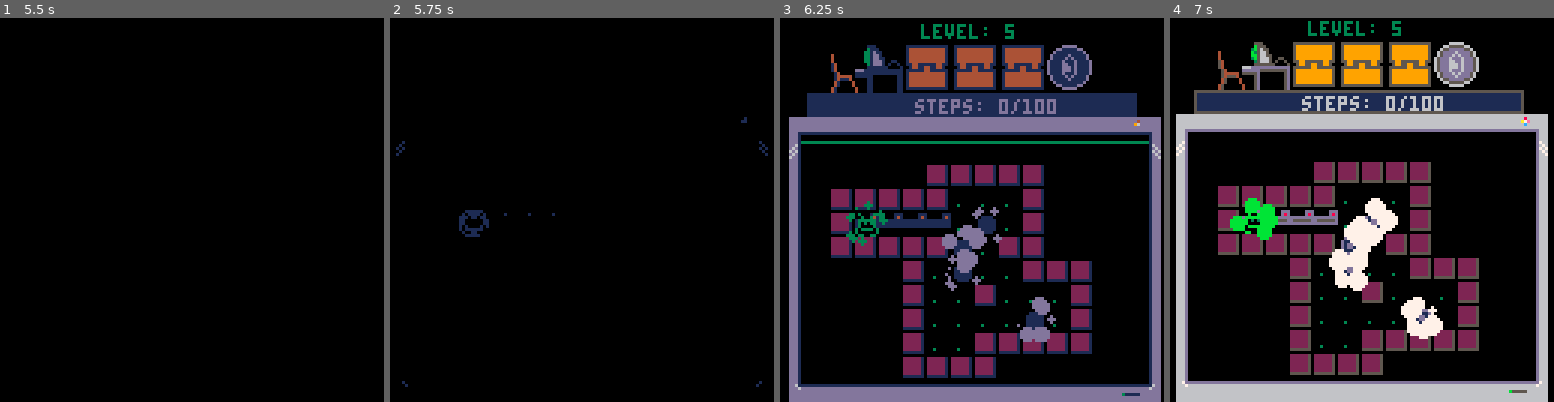
Above: before the commit, frames 1-4 (left to right).
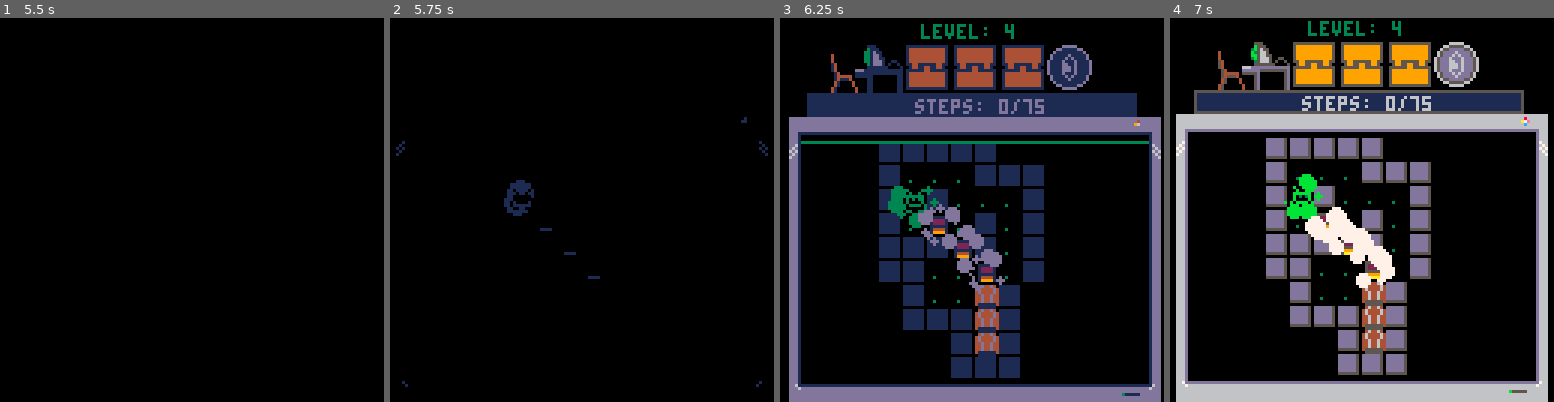
Above: after the commit, the same moments.

Repository: jacobneal65/sokovirus-pico8
Game: PICO-8 cartridge mysoko.p8
The game is run twice, just before and just after one commit, with the same random seed, the same clock (stepped at 60 frames per second) and the same inputs.
Inputs:
- Up to frame 1 (5.5 s): tap X (X key) at 0.33, 1.07, 1.85, 2.97, 4.08, 5.2 s; tap O (Z key) at 0.7, 1.7, 2.1, 2.5, 2.9, 3.3, 3.7, 4.1, 4.5, 4.9, 5.3 s; hold Right 1.6-2.1 s; hold Up 2.15-2.42 s; hold Right 2.47-3.03 s; hold Left 3.08-3.58 s; hold Down 3.63-3.97 s; hold Right 4.02-4.68 s; hold Up 4.73-5.03 s; hold Left from 5.08 s (still down)
- Up to frame 2 (5.75 s): release Left at 5.68 s; tap O (Z key) at 5.7 s; hold Down from 5.73 s (still down)
- Up to frame 3 (6.25 s): release Down at 6.03 s; hold Right from 6.08 s (still down); tap O (Z key) at 6.1 s
- Up to frame 4 (7 s): tap X (X key) at 6.32 s; tap O (Z key) at 6.5, 6.9 s; release Right at 6.58 s; hold Right from 6.63 s (still down)

Frame 1 is identical in both runs. In frame 2, 0.8% of the frame differs, in the area x 17-55%, y 42-68%; in frame 3, 18%; in frame 4, 19%, in the area x 12-81%, y 0-93%.

Commit message:
Finished end screen

Diff:
--- a/mysoko.p8
+++ b/mysoko.p8
@@ -203,33 +203,31 @@
 	drawacheivements()
 	rectfill2(2,126,16*8-4,2,6)--lower pc (prevent showing in shake)
 
-	print("thanks for playing!!!",50,40,11)
+	add_ani(p_ani,p_ani+3,16,4,10,40,false)
+	print("thanks for playing!!!",22,40,11)
+	add_ani(p_ani,p_ani+3,16,4,110,40,true)
+
 	print("total steps: "..totalsteps,34,48,3)
 
-	local lvl = 1
-	local completed = "★"
-	for i = 1,3 do
-		if steps[lvl]>0 then
-			for i = 0,3 do
-				if steps[lvl+i]>optsteps[lvl+i] and steps[lvl+i]>0 then
-					completed = ""
-				end
-			end
-		else
-			completed=""
-		end
-		print("server "..i..": "..completed,8,40+i*9*2,11)
-		local steptext = ""
-		for i=0,3 do
-			steptext = steptext.." "..steps[lvl+i].."/"..optsteps[lvl+i]
-		end
-
-		print(steptext,8,48+i*9*2,3)
-		lvl=lvl+4
-		completed = "★"
-	end
-
-	print("restart cart to play again",34,8*14,5)
+	--sdrawgrid(72,12*8+4,6*8+sin(time()),2,2)
+	--(_sa,_ea,_delay,_spd,_x,_y,_flp)
+	add_grid(37,43,4,4,4*8,7*8,2,2)
+	add_grid(37,43,3,4,7*8,7*8,2,2)
+	add_grid(37,43,6,4,10*8,7*8,2,2)
+
+	--circle for gold virus
+	circfill(8*8,11*8,14,11)--outer circle
+	circfill(8*8,11*8,12,3)--inner circle
+
+
+	print("you can exit or restart cart",8,8*14,5)
+	palt(0,false)
+	palt(14,true)
+	drawgrids()--draw grid animations
+	draw_bas_ani()
+	sdrawgrid(78,7*8,10*8,2,2)
+	palt(0,true)
+	palt(14,false)
 	draw_scanline()
 end
 
@@ -1064,7 +1062,7 @@
 
 function upd_wait_for_particle()
 	if #part <= 0 then
-		--level=4-- (used for debuging)
+		level=4-- (used for debuging)
 		init_level()
 		fadeout()
 	end
@@ -1524,22 +1522,22 @@
 9999995eee3eeeee006666666666666666666600eee665555566eeeeeeeeee666eeeeeeeeeeeee666eeeeeeeeeeeee666eeeeeeee45eeee4eeee5deeeeeeee5d
 5555555eeeeeeeee000000000000000000000000eeeee66666eeeeeeeeeeeee6eeeeeeeeeeeeeee6eeeeeeeeeeeeeee6eeeeeeee45eeeeee4eee5deeeeeeee5d
 eeeeeeeeeeeeeeee000000000000000000000000eeeeeeeeeeeeeeeeeeeeeeeeeeeeeeeeeeeeeeeeeeeeeeeeeeeeeeeeeeeeeeee45eeeeee4eee5deeeeeeee5d
-e55555555555555ee59999999999995ee59999999999995ee55555555555555e0000000000000000000066666660000000000000000000000000000000000000
-e59999999999995ee59999999999995ee59999999999995ee53333333333335e000dddddd00000000066ddd8ddd6600000000000000000000000000000000000
-e59999999999995ee59999999999995ee59999999999995ee53333333333335e0dd555555dd0000006dddd888dddd60000666666666600000000000000000000
-e59999999999995ee59999999999995ee59999999999995ee55335555553355ed5555555555d00006dddd8d8d8dddd6006666666666661000000000000000000
-e59999999999995ee59999999999995ee55995555559955eee5335eeee5335eeddd555555ddddd006dddd8d8dddddd6006633333333661000000000000000000
-e59999999999995ee55995555559955eee5995eeee5995eeee5555eeee5555eedddddddddddd1dd06dddd8d8dddddd6006633333333661000000000000000000
-e55995555559955eee5995eeee5995eeee5555eeee5555eeeeeeeeeeeeeeeeeedddbddddbddd01dd6dddd8d8d8dddd6006633333333661000000000000000000
-ee599559955995eeee555555555555eeeeeeeeeeeeeeeeeeeeeeeeeeeeeeeeeeddddbddbdddd001d06dddd888dddd6100663b333333661000000000000000000
-e55555599555555eeeeeee5995eeeeeeeeeeee5555eeeeeeeeeeeeeeeeeeeeeeddddbbbbdddd000d0066ddd8ddd661000663bbbb3d3661000000000000000000
-e59999999999995ee55555599555555eeeeeee5995eeeeeeeeeeee5555eeeeeedddbdbbdbddd00dd000066666661100006633333333661000000000000000000
-e59999999999995ee59999999999995ee55555599555555eeeeeee5335eeeeeedddbddddbddd0dd1000066666661000006666666666661000000000000000000
-e59999999999995ee59999999999995ee59999999999995ee55555533555555eddddbddbdddddd10000066666661000006665666668661000000000000000000
-e59999999999995ee59999999999995ee59999999999995ee53333333333335edddddddddddd1100000066666661000006655566686661000000000000000000
-e59999999999995ee59999999999995ee59999999999995ee53333333333335e1dddddddddd10000000066111161000006665666666661000000000000000000
-e55555555555555ee55555555555555ee55555555555555ee55555555555555e01dddddddd100000000066000161000000666666666610000000000000000000
-eeeeeeeeeeeeeeeeeeeeeeeeeeeeeeeeeeeeeeeeeeeeeeeeeeeeeeeeeeeeeeee0011111111000000000066000161000000111111111100000000000000000000
+e55555555555555ee59999999999995ee59999999999995ee55555555555555e000000000000000000006666666000000000000000000000ea91eeeeeeeeea91
+e59999999999995ee59999999999995ee59999999999995ee53333333333335e000dddddd00000000066ddd8ddd660000000000000000000ea91eeeeeeeeea91
+e59999999999995ee59999999999995ee59999999999995ee53333333333335e0dd555555dd0000006dddd888dddd6000066666666660000eeea91eeeeea91ee
+e59999999999995ee59999999999995ee59999999999995ee55335555553355ed5555555555d00006dddd8d8d8dddd600666666666666100eeea91eeeeea91ee
+e59999999999995ee59999999999995ee55995555559955eee5335eeee5335eeddd555555ddddd006dddd8d8dddddd600663333333366100eeaaaaaaaaaaa91e
+e59999999999995ee55995555559955eee5995eeee5995eeee5555eeee5555eedddddddddddd1dd06dddd8d8dddddd600663333333366100eeaaaaaaaaaaa91e
+e55995555559955eee5995eeee5995eeee5555eeee5555eeeeeeeeeeeeeeeeeedddbddddbddd01dd6dddd8d8d8dddd600663333333366100eea900690069a91e
+ee599559955995eeee555555555555eeeeeeeeeeeeeeeeeeeeeeeeeeeeeeeeeeddddbddbdddd001d06dddd888dddd6100663b33333366100eea900990099a91e
+e55555599555555eeeeeee5995eeeeeeeeeeee5555eeeeeeeeeeeeeeeeeeeeeeddddbbbbdddd000d0066ddd8ddd661000663bbbb3d366100eea900000000a91e
+e59999999999995ee55555599555555eeeeeee5995eeeeeeeeeeee5555eeeeeedddbdbbdbddd00dd00006666666110000663333333366100eea900000000a91e
+e59999999999995ee59999999999995ee55555599555555eeeeeee5335eeeeeedddbddddbddd0dd100006666666100000666666666666100a91eaaaaaaa91ea9
+e59999999999995ee59999999999995ee59999999999995ee55555533555555eddddbddbdddddd1000006666666100000666566666866100a91eaaaaaaa91ea9
+e59999999999995ee59999999999995ee59999999999995ee53333333333335edddddddddddd110000006666666100000665556668666100a91eeeeeeeeeeea9
+e59999999999995ee59999999999995ee59999999999995ee53333333333335e1dddddddddd1000000006611116100000666566666666100a91eeeeeeeeeeea9
+e55555555555555ee55555555555555ee55555555555555ee55555555555555e01dddddddd10000000006600016100000066666666661000eeaaa91eeeaaa91e
+eeeeeeeeeeeeeeeeeeeeeeeeeeeeeeeeeeeeeeeeeeeeeeeeeeeeeeeeeeeeeeee001111111100000000006600016100000011111111110000eeaaa91eeeaaa91e
 eeee555eeeee555eeeee555eeeeeeeeeeeeeeeeeeeeeeeeeeeeeeeee000001ccc000000000000000000000000000000000000000000000000000000000000000
 eeeeb555eeeeb555eeee3555eeeeeeeeeeeeeeeeeeeeeeeeeeeeeeee00001c111c00000000000000000000000b300000b3000000000000000000000000000000
 eee3b565eeeb3565eeebb5655eeeeeee5eeeeeee5eeeeeee5eeeeeee0001c1000100000000000000000000000b300000b3000000000000000000000000000000
